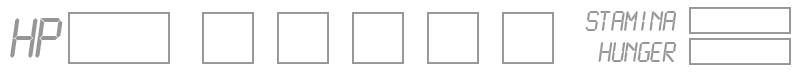
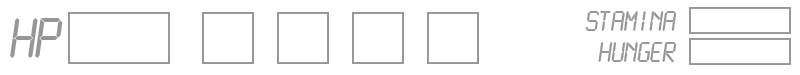
Two versions of the same layered image (800px x 75px). Layer-by-layer changes:
removed layer "Rectangle 3 copy 4" over left=502, top=12, right=554, bottom=64
